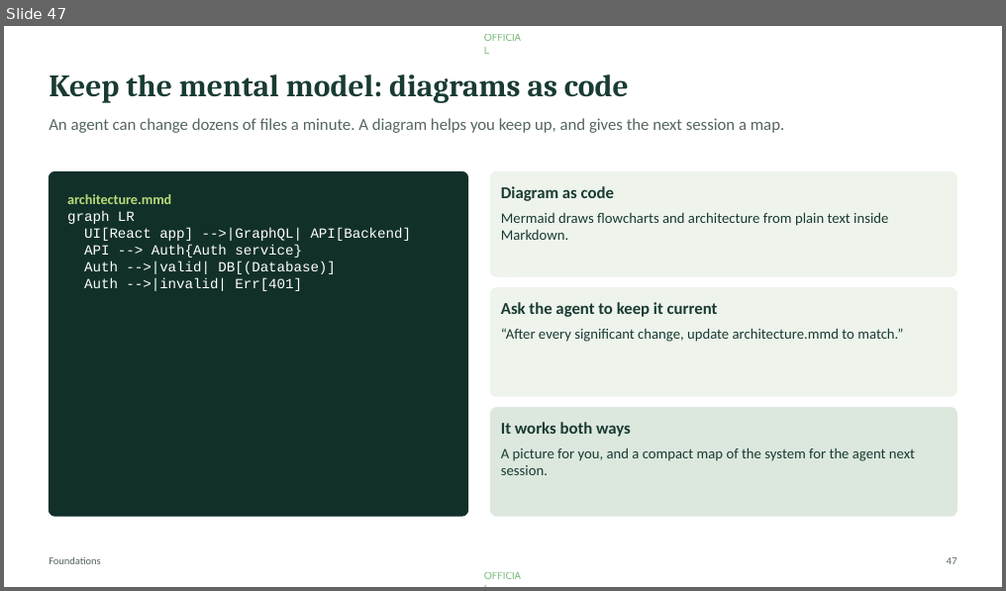
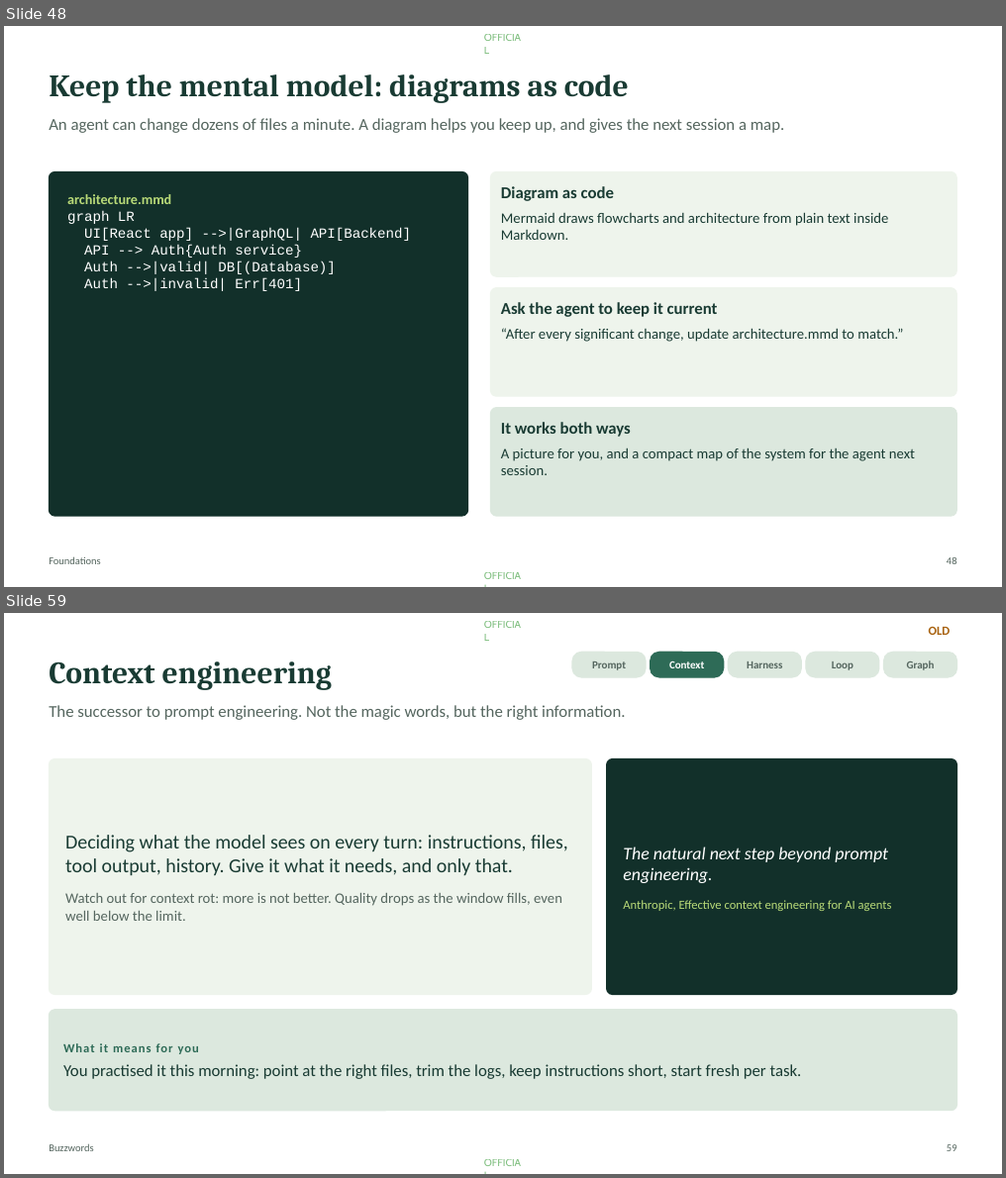
Before and after one commit to Moshe36/ai-developer-toolkit, a slide deck: workshop/agentic-workshop.pptx. Shown one above the other, each under a label of ours: slide 47 before the commit, slides 48 and 59 after it; the slides between them are not shown. The pictures are 1006x591 and 1006x1178 pixels, drawn with LibreOffice and Linux fonts; fonts in the diff are those of the drawing. Boxes give left, top, right and bottom in pixels: in the first picture for what was removed or moved away, otherwise in the second. Text is boxed around its words. In the diff, an @@ line names an element or a change of style, - is before the commit and + after.

Commit message:
feat: started buzzwords

```diff
--- a/workshop/agentic-workshop.pptx
+++ b/workshop/agentic-workshop.pptx
@@ slide 59 added at (x1=4, y1=613, x2=1002, y2=1174), background #FFFFFF; not listed: 2 template elements that a slide beside it also shows @@
@@ text added at (x1=929, y1=626, x2=950, y2=635), 12 pt, text #A8620F, bold @@
+OLD
@@ text added at (x1=49, y1=662, x2=332, y2=690), 30 pt, text #193B33, bold @@
+Context engineering
@@ rounded rectangle added at (x1=572, y1=652, x2=646, y2=677), fill #DCE8DE, outline #DCE8DE 1 pt @@
@@ text added at (x1=592, y1=662, x2=626, y2=670), 10.5 pt, text #55665F, bold @@
+Prompt
@@ rounded rectangle added at (x1=650, y1=652, x2=724, y2=677), fill #2E6B57, outline #2E6B57 1 pt @@
@@ text added at (x1=669, y1=661, x2=704, y2=668), 10.5 pt, text #FFFFFF, bold @@
+Context
@@ rounded rectangle added at (x1=728, y1=652, x2=801, y2=677), fill #DCE8DE, outline #DCE8DE 1 pt @@
@@ text added at (x1=746, y1=662, x2=782, y2=668), 10.5 pt, text #55665F, bold @@
+Harness
@@ rounded rectangle added at (x1=806, y1=652, x2=879, y2=677), fill #DCE8DE, outline #DCE8DE 1 pt @@
@@ text added at (x1=832, y1=662, x2=853, y2=670), 10.5 pt, text #55665F, bold @@
+Loop
@@ rounded rectangle added at (x1=884, y1=652, x2=957, y2=677), fill #DCE8DE, outline #DCE8DE 1 pt @@
@@ text added at (x1=907, y1=661, x2=935, y2=670), 10.5 pt, text #55665F, bold @@
+Graph
@@ text added at (x1=49, y1=705, x2=625, y2=720), 16 pt, text #55665F @@
+The successor to prompt engineering. Not the magic words, but the right information.
@@ rounded rectangle added at (x1=49, y1=759, x2=592, y2=995), fill #EEF4EC, outline #EEF4EC 1 pt @@
@@ rounded rectangle added at (x1=607, y1=759, x2=957, y2=995), fill #12302A, outline #12302A 1 pt @@
@@ text added at (x1=65, y1=835, x2=568, y2=921), 19 pt, text #193B33 @@
+Deciding what the model sees on every turn: instructions, files, tool output, history. Give it what it needs, and only that.
+Watch out for context rot: more is not better. Quality drops as the window fills, even well below the limit.
@@ text added at (x1=623, y1=847, x2=892, y2=911), 12 pt, text #B9DA78 @@
+The natural next step beyond prompt engineering.
+Anthropic, Effective context engineering for AI agents
@@ rounded rectangle added at (x1=49, y1=1010, x2=957, y2=1111), fill #DCE8DE, outline #DCE8DE 1 pt @@
@@ text added at (x1=63, y1=1044, x2=802, y2=1079), 16 pt, text #193B33 @@
+What it means for you
+You practised it this morning: point at the right files, trim the logs, keep instructions short, start fresh per task.
@@ text added at (x1=49, y1=1145, x2=93, y2=1152), 10 pt, text #55665F @@
+Buzzwords
@@ page number added at (x1=946, y1=1145, x2=957, y2=1152), 10 pt, text #55665F @@
+59
@@ what was slide 47 is now slide 48 @@
@@ page number at (x1=946, y1=558, x2=957, y2=565): text changed @@
-47
+48
```
Also in this commit, not shown: 10 slides changed, 16 other slides added, 1 other file.
